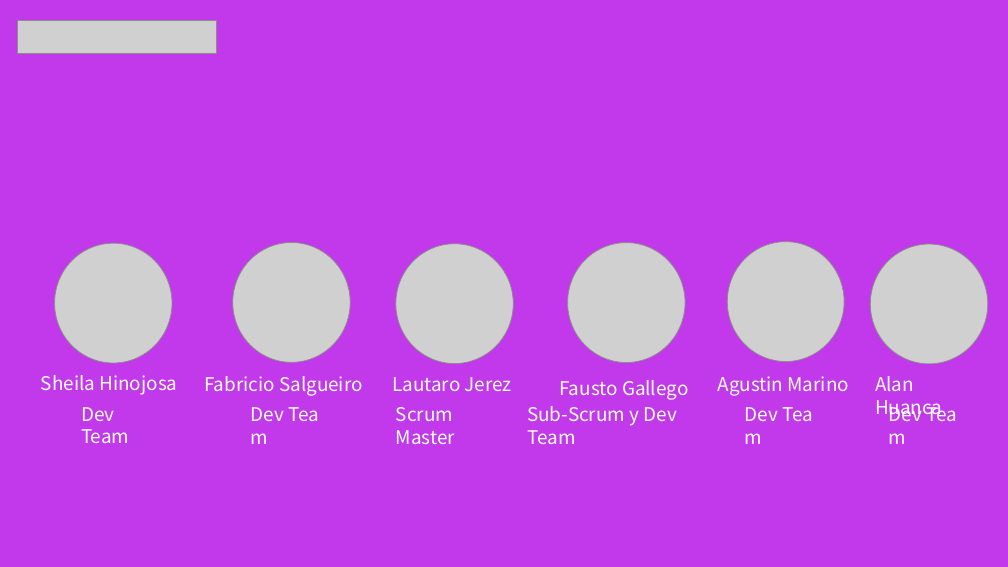
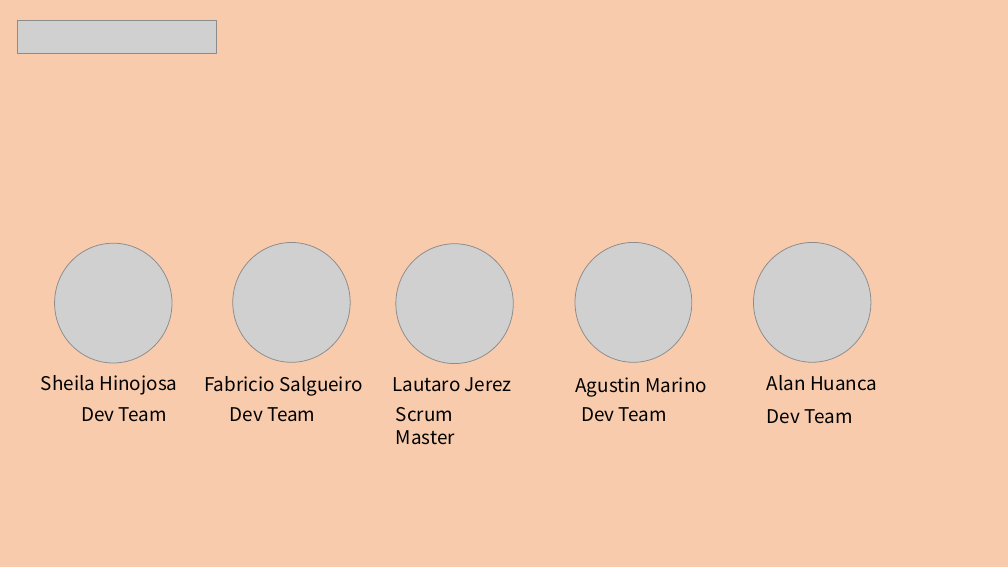
Before and after one commit to UnaSombraaa/Proyecto_Creat3d, a slide deck: slide 15 of Creat3D/presentacion/CREAT3D Presentación.pptx (slide 16 before the commit). Drawn at 1008x567 pixels with LibreOffice and Linux fonts; fonts in the diff are those of the drawing; grey boxes stand for pictures. Boxes give left, top, right and bottom in pixels: in the first picture for what was removed or moved away, otherwise in the second. Text is boxed around its words. In the diff, an @@ line names an element or a change of style, - is before the commit and + after.

```diff
--- a/Creat3D/presentacion/CREAT3D Presentación.pptx
+++ b/Creat3D/presentacion/CREAT3D Presentación.pptx
@@ background #C238EB to #F8CBAD @@
@@ picture removed at (568,243,685,363) @@
@@ picture: place and size @@
-picture at (727,242,845,362)
+picture at (575,243,693,363)
@@ picture: place and size @@
-picture at (870,244,988,364)
+picture at (754,243,871,362)
@@ text removed at (559,380,688,400) @@
-Fausto Gallego
@@ text "Agustin Marino": place and size @@
-text "Agustin Marino" at (718,376,849,396)
+text "Agustin Marino" at (575,377,707,397)
@@ text "Alan Huanca": place and size @@
-text "Alan Huanca" at (875,376,942,420)
+text "Alan Huanca" at (767,375,877,391)
@@ text "Dev Team": place and size @@
-text "Dev Team" at (251,407,284,421)
+text "Dev Team" at (230,407,315,422)
@@ text removed at (527,403,922,426) @@
-Sub-Scrum y Dev Team
@@ text colour #FFFFFF to #000000 in 10 elements at (392,377,512,392), (41,375,177,395), (204,376,363,396), (230,407,315,422), (396,407,455,445), (81,407,167,422), (767,375,877,391), (767,409,852,424), (575,377,707,397), (581,407,667,422) @@
@@ text "Dev Team": place and size @@
-text "Dev Team" at (745,407,778,421)
+text "Dev Team" at (581,407,667,422)
@@ text "Dev Team": place and size @@
-text "Dev Team" at (527,407,676,444)
+text "Dev Team" at (767,409,852,424)
```
Also in this commit, not shown: 1 other slide changed, 1 slide removed, 3 other files.
